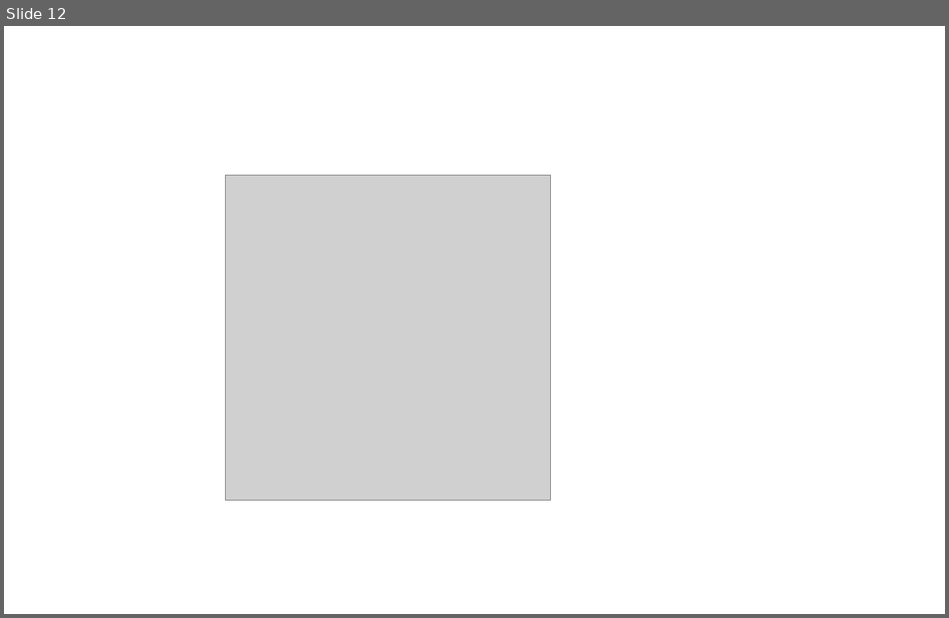
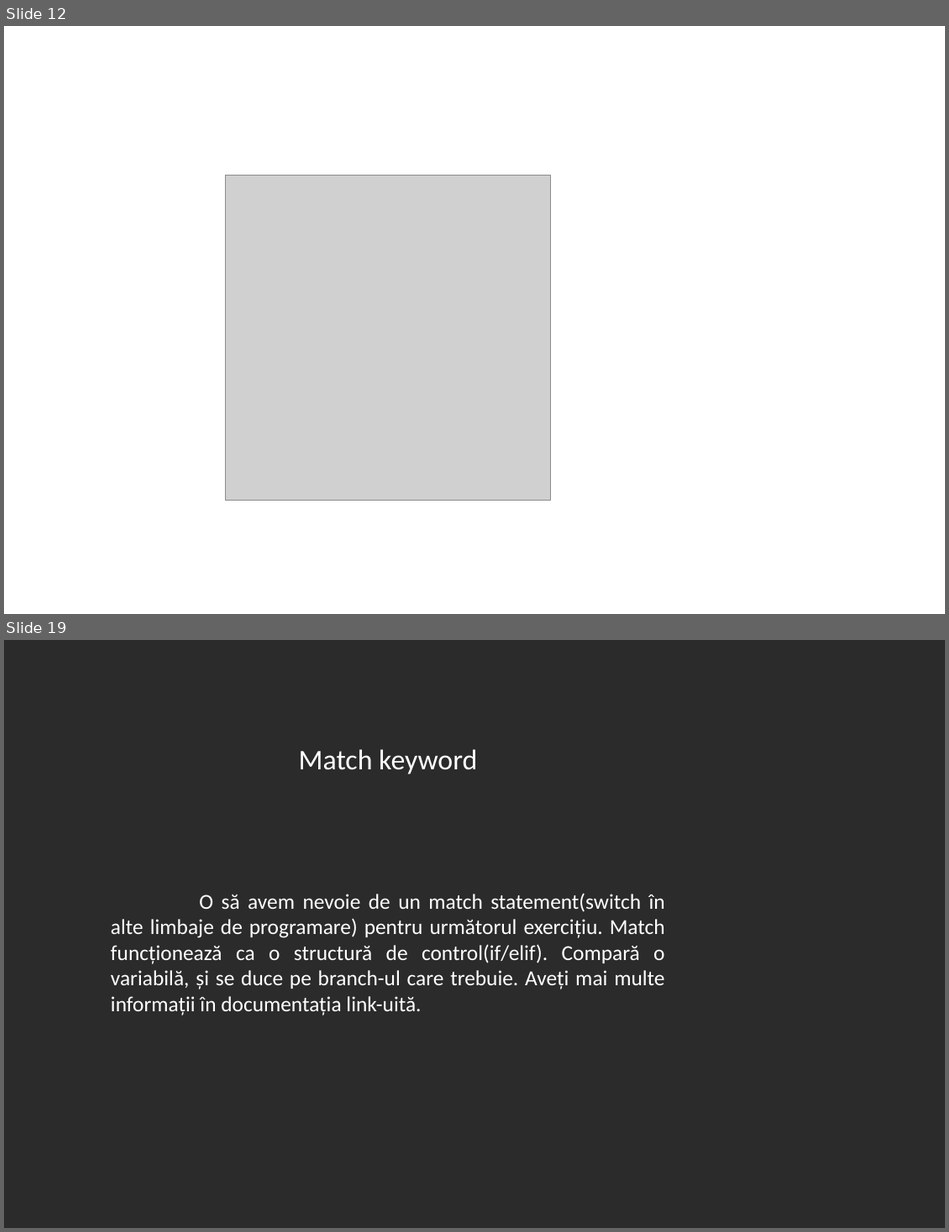
Before and after one commit to 0xspiderr/gdc-upt-presentations, a slide deck: presentation_3/presentation_3.odp. Shown one above the other, each under a label of ours: slide 12 before the commit, slides 12 and 19 after it; the slides between them are not shown. The pictures are 949x618 and 949x1232 pixels, drawn with LibreOffice and Linux fonts; fonts in the diff are those of the drawing; grey boxes stand for pictures; background and template pictures are left out; a plain dark background stands for a picture behind light text. Boxes give left, top, right and bottom in pixels: in the first picture for what was removed or moved away, otherwise in the second. Text is boxed around its words. In the diff, an @@ line names an element or a change of style, - is before the commit and + after.

```diff
--- a/presentation_3/presentation_3.odp
+++ b/presentation_3/presentation_3.odp
@@ slide 19 added at (4,640,945,1228), background picture (left out) @@
@@ title added at (299,749,477,774), 24 pt, text #FFFFFF @@
+Match keyword
@@ text added at (111,893,665,1015), 18 pt, text #FFFFFF @@
+O să avem nevoie de un match statement(switch în alte limbaje de programare) pentru următorul exercițiu. Match funcționează ca o structură de control(if/elif). Compară o variabilă, și se duce pe branch-ul care trebuie. Aveți mai multe informații în documentația link-uită.
```
Also in this commit, not shown: 13 other slides added, 6 other files.
